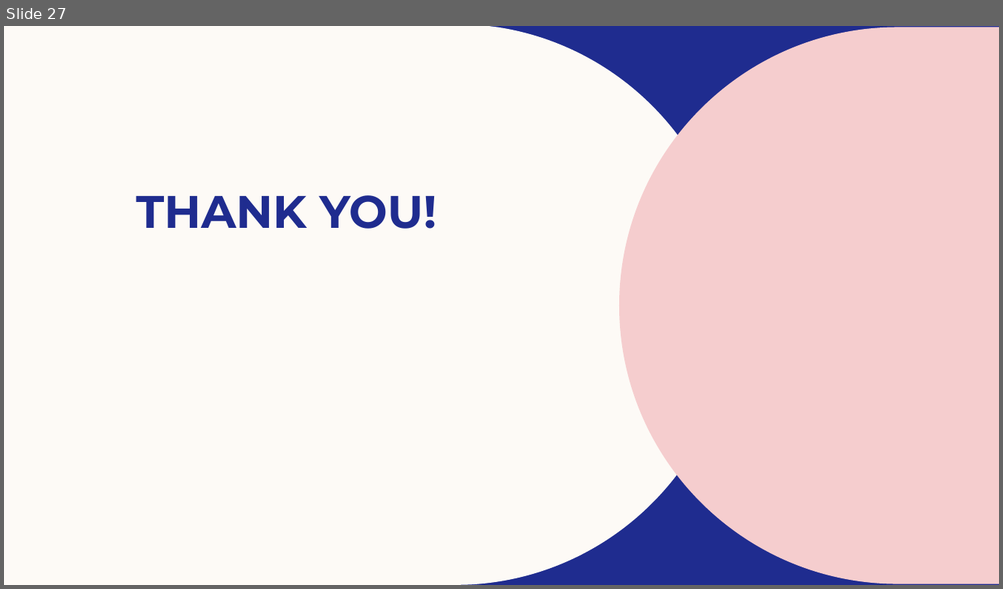
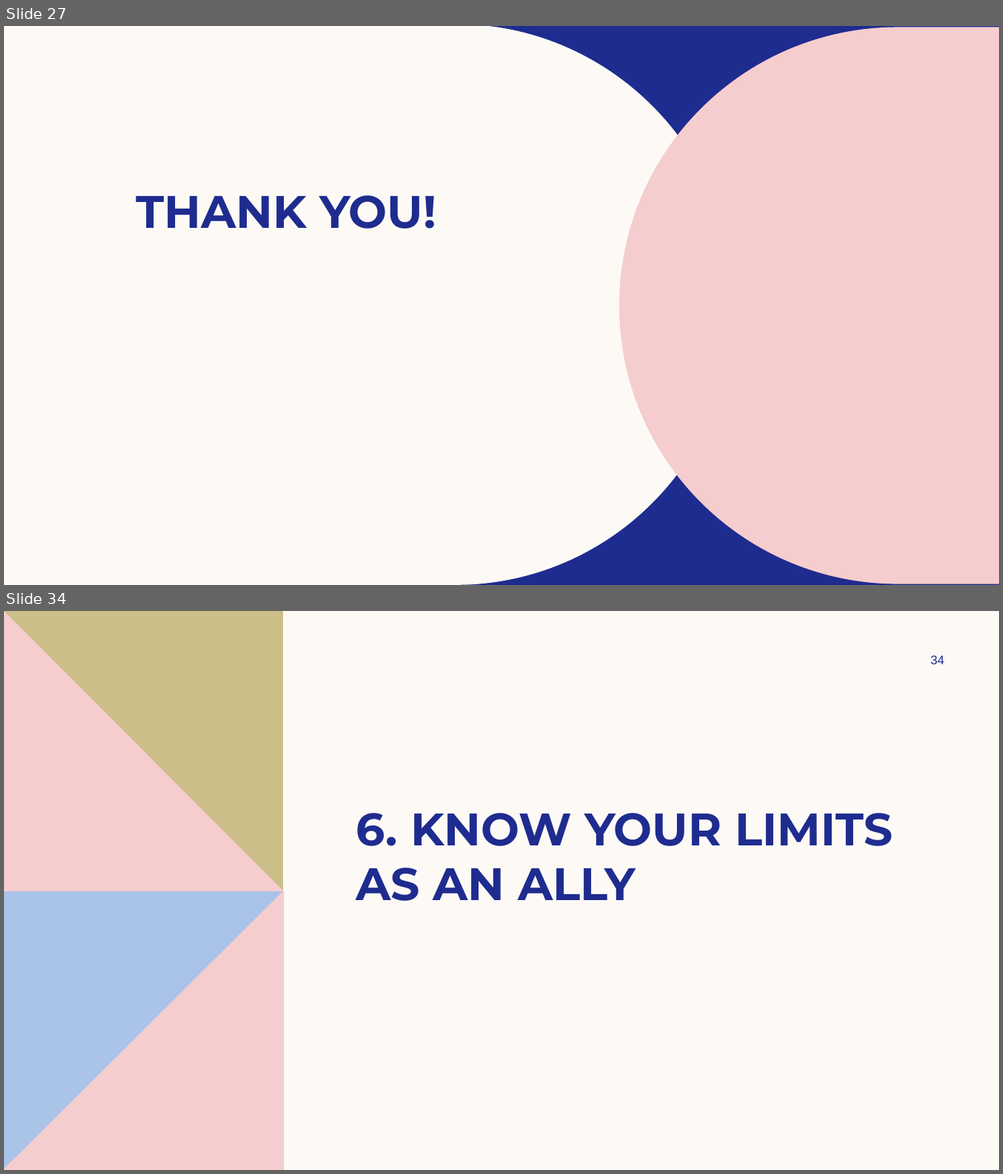
Before and after one commit to InterstellarMist/VIP-Workshop-2024, a slide deck: Gender Sensitivity Training/SOGIESC Workshop.pptx. Shown one above the other, each under a label of ours: slide 27 before the commit, slides 27 and 34 after it; the slides between them are not shown. The pictures are 1003x589 and 1003x1174 pixels, drawn with LibreOffice and Linux fonts; fonts in the diff are those of the drawing; background and template pictures are left out. Boxes give left, top, right and bottom in pixels: in the first picture for what was removed or moved away, otherwise in the second. Text is boxed around its words. In the diff, an @@ line names an element or a change of style, - is before the commit and + after.

```diff
--- a/Gender Sensitivity Training/SOGIESC Workshop.pptx
+++ b/Gender Sensitivity Training/SOGIESC Workshop.pptx
@@ slide 34 added at <box>4,611,999,1170</box>, background #FDFAF6 @@
@@ freeform shape added at <box>4,611,283,891</box>, fill #CCBE89 @@
@@ freeform shape added at <box>4,611,283,891</box>, fill #F5CDCE @@
@@ page number added at <box>930,655,945,664</box>, 12 pt, text #1F2C8F @@
+34
@@ title added at <box>356,813,892,901</box>, 44 pt, text #1F2C8F, bold @@
+6. KNOW YOUR LIMITS AS AN ALLY
@@ freeform shape added at <box>4,891,284,1170</box>, fill #AAC3E8 @@
@@ freeform shape added at <box>4,891,284,1170</box>, fill #F5CDCE @@
```
Also in this commit, not shown: 8 other slides added.
